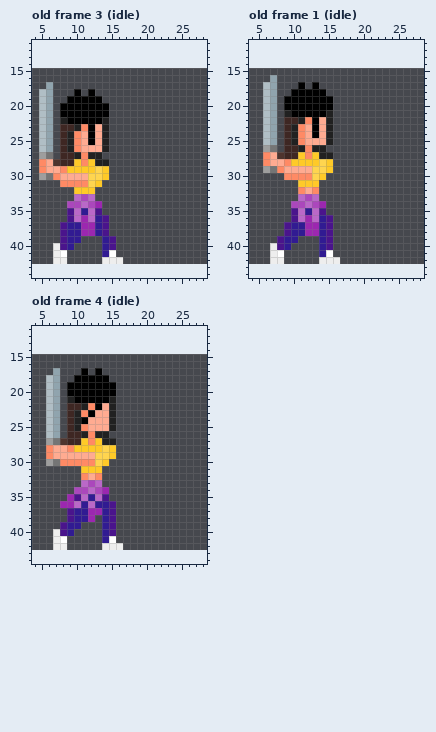
Two versions of one pixel-art file, assets/characters/sam.aseprite. The first picture shows the starting point.
26x28 pixels, 8 frames. Colours within 5 levels of each other are drawn and written as one. Shown: old frame 3 (idle): x 4..28, y 11..44; old frame 1 (idle): x 4..28, y 11..44; old frame 4 (idle): x 4..28, y 11..44. The old version is drawn lined up with the new one, on the new canvas. The commit also changed other frames, which this record leaves out.
And afterwards:
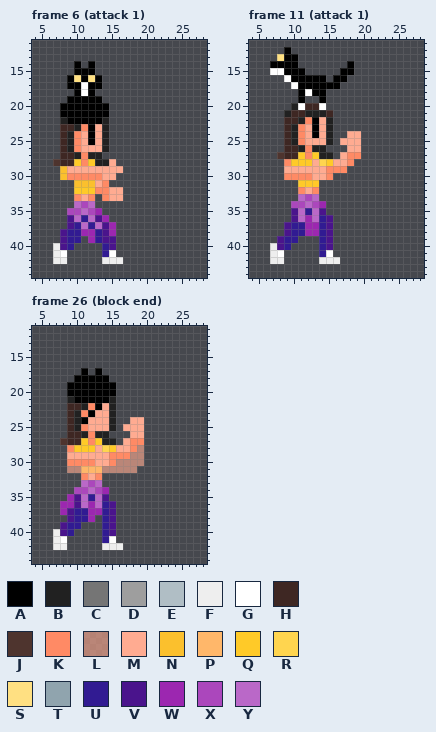
Palette (. is transparent): A #000000  B #212121  C #757575  D #9e9e9e  E #b0bec5  F #eeeeee  G #ffffff  H #3e2723  J #4e342e  K #ff8a65  L #ffab91a0  M #ffab91  N #fbc02d  P #ffb76a  Q #ffca28  R #ffd54f  S #ffe082  T #90a4ae  U #311b92  V #4a148c  W #9c27b0  X #ab47bc  Y #ba68c8
A new or re-ordered frame is compared with the old frame closest to it.
Diff:
canvas 26x28 -> 36x58, the old top-left corner now at 3,15
frames 8 -> 27
frames re-ordered
--- frame 6 (attack 1) against old frame 3 (idle)
@@ x 4..18 @@
 13 ...............
-14 ...............
-15 ...............
-16 ...............
-17 ..T............
-18 .ET...A.A......
-19 .ET..AAAAA.....
-20 .ET.AAAAAAA....
-21 .ET.AAAAAAA....
-22 .ET.BAAAAAB....
-23 .ET.HHBKAMB....
-24 .ET.HBKMAMB....
-25 .ET.HBKMAMB....
-26 .ET.HBKMMMB....
-27 .DC.HHBKBB.....
-28 .KMJHHQKQBB....
-29 .KMMKQQQQRQ....
-30 .DCKMMMMRRQ....
-31 ....KKKKRQ.....
-32 ......QQQ......
-33 ......YXY......
-34 .....XXYXW.....
-35 .....VYUYV.....
-36 .....VYWYUV....
-37 ....VUUWWUV....
-38 ....VUUWWUV....
-39 ....VUU...UV...
+14 ......A.A......
+15 ......AAA......
+16 .....ASASA.....
+17 .....AAGAA.....
+18 ......AGA......
+19 .....AAAAA.....
+20 ....AAAAAAA....
+21 ....AAAAAAA....
+22 ....BAAAAAB....
+23 ....HHBKAMB....
+24 ....HBKMAMB....
+25 ....HBKMAMB....
+26 ....HBKMMMB....
+27 ....HHBKBB.....
+28 ...JHHQKQBBM...
+29 ....NMMMMMMMM..
+30 ....NKKKKKMM...
+31 ......NNNMK....
+32 ......QQQKKMM..
+33 ......KMK.KMM..
+34 ......YXY......
+35 .....XXYXW.....
+36 .....VYUYVW....
+37 .....VUYUYVW...
+38 ....VUUWWUVW...
+39 ....VUU.WUVV...
 40 ...FVU....UV...
--- frame 11 (attack 1) is new; against old frame 1 (idle)
@@ x 4..28 @@
 11 .........................
-12 .........................
-13 .........................
-14 .........................
-15 .........................
-16 ...T.....................
-17 ..ET...A.A...............
-18 ..ET..AAAAA..............
-19 ..ET.AAAAAAA.............
-20 ..ET.AAAAAAA.............
-21 ..ET.BAAAAAB.............
-22 ..ET.HHBKAMB.............
-23 ..ET.HBKMAMB.............
-24 ..ET.HBKMAMB.............
-25 ..ET.HBKMMMB.............
-26 ..DC.HHBKBB..............
-27 ..KMJHHQKQBB.............
-28 ..KMMKQQQQRQ.............
-29 ..DCKMMMMRRQ.............
-30 .....KKKKRQ..............
+12 .....A...................
+13 ....SAA..................
+14 ...AAAA.......A..........
+15 ...GGAAA.....AA..........
+16 .....GAAAAA.AA...........
+17 ......GAAAAAA............
+18 .......AGAA..............
+19 .......A..A..............
+20 ......BGHHG..............
+21 .....BHHBBBH.............
+22 .....HHBKAMB.............
+23 .....HBKMAMB.............
+24 .....HBKMAMB..MM.........
+25 .....HBKMMMB.MMM.........
+26 .....HHBKBB...MM.........
+27 ....JHHQKQBB.MKK.........
+28 .....KQQQMRQMMK..........
+29 .....MMMMMMKKK...........
+30 .....KKKKMMK.............
 31 .......QQQ...............
--- frame 26 (block end) is new; against old frame 4 (idle)
@@ x 4..28 @@
 16 .........................
-17 ...T...A.A...............
-18 ..ET..AAAAA..............
-19 ..ET.AAAAAAA.............
-20 ..ET.AAAAAAA.............
-21 ..ET.BAAAAAB.............
-22 ..ET.HHBKAMB.............
-23 ..ET.HBKAMMB.............
-24 ..ET.HBAMMMB.............
-25 ..ET.HBKMMMB.............
-26 ..ET.HHBKBB..............
-27 ..DCJHHQKQBB.............
-28 ..KMMKQQQQRQ.............
-29 ..KMMMMMMRRQ.............
-30 ..DCKKKKKRQ..............
-31 .......QQQ...............
+17 .......A.A...............
+18 ......AAAAA..............
+19 .....AAAAAAA.............
+20 .....AAAAAAA.............
+21 .....BAAAAAB.............
+22 .....HHBKAMB.............
+23 .....HBKAMMB.............
+24 .....HBAMMMB..MM.........
+25 .....HBKMMMB.MMM.........
+26 .....HHBKBB...MM.........
+27 ....JHHQKQBB.MKK.........
+28 .....KQQQMRQMMKL.........
+29 .....MMMMMMKKKLL.........
+30 .....KKKKMMKLLLL.........
+31 .....LLPPPLLLLL..........
 32 .......KMK...............
@@ x 6..15 @@
 35 ...WVYUYV.
-36 ..WWYUYUUV
-37 ...VUUWWUV
+36 ..WWVYWYUV
+37 ..WVUUWWUV
 38 ...VUUW.UV
Where, in picture pixels (left, top, right, bottom), the same in both pictures:
changed: (39, 61, 123, 243)
changed: (263, 47, 361, 180)
changed: (46, 368, 144, 473)
changed: (60, 501, 102, 515)
